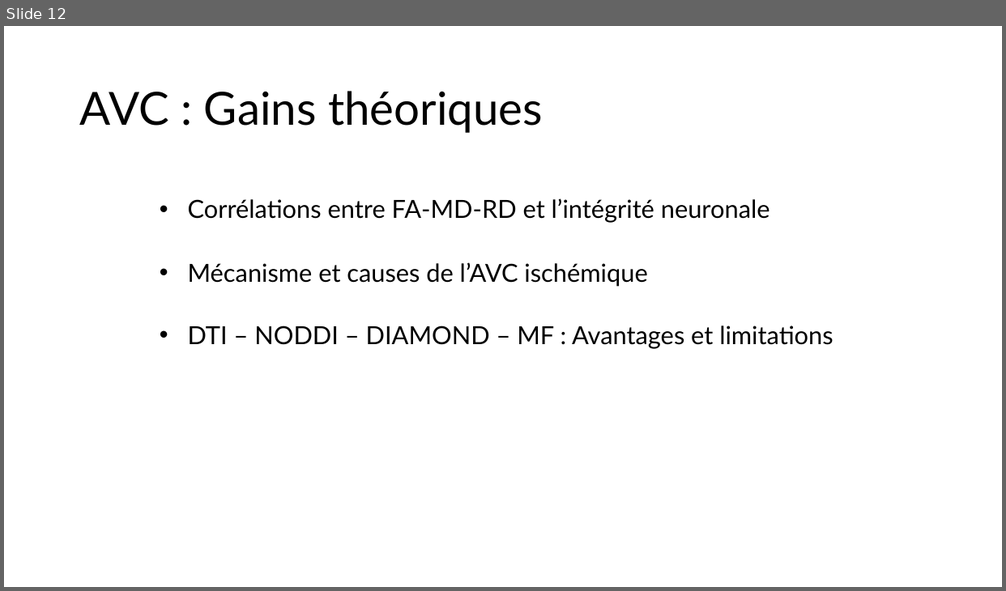
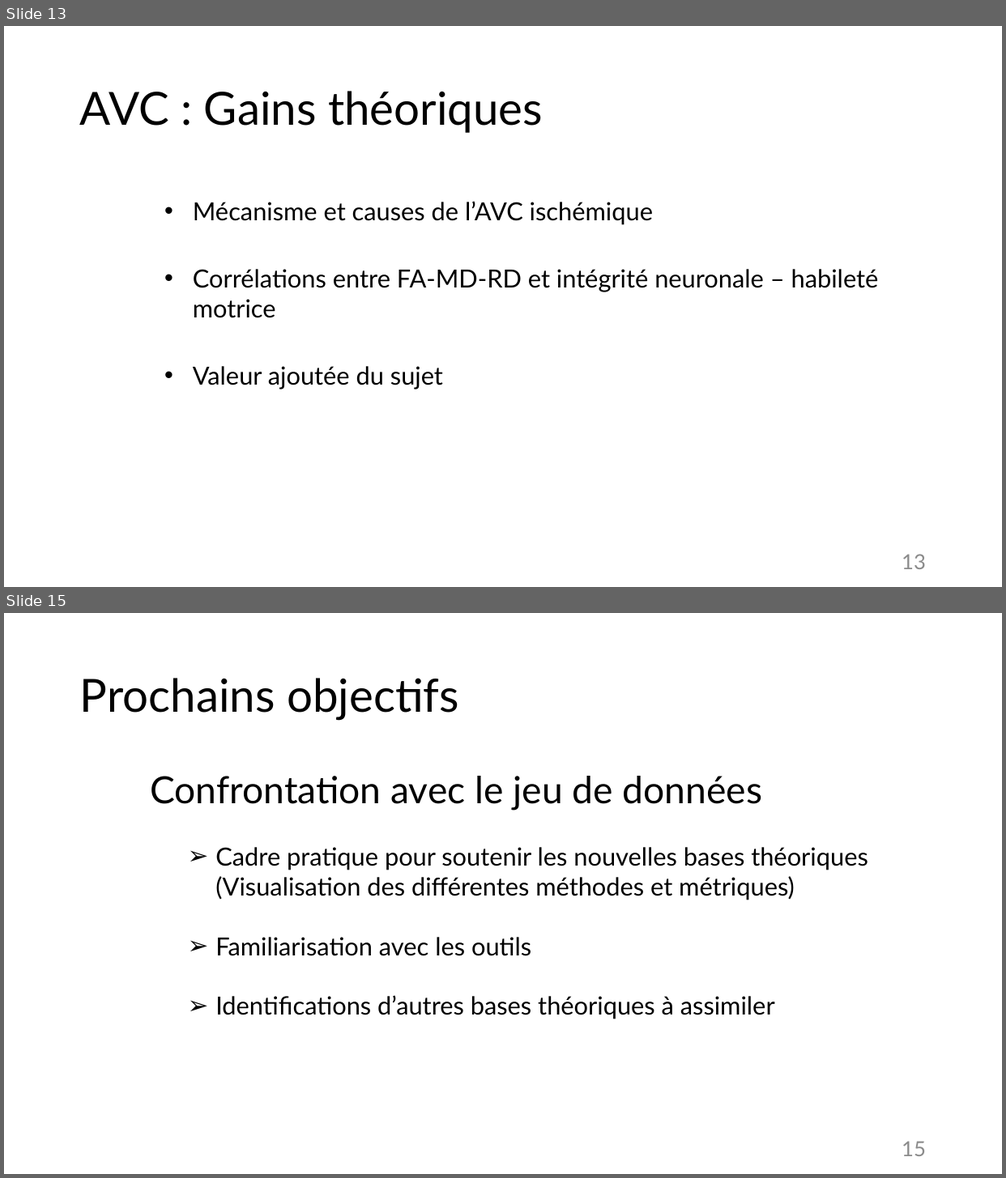
Before and after one commit to Deriorican/Memoire_dRMI_strokes, a slide deck: Présentations/Présentation1.pptx. Shown one above the other, each under a label of ours: slide 12 before the commit, slides 13 and 15 after it; the slides between them are not shown. The pictures are 1006x591 and 1006x1178 pixels, drawn with LibreOffice and Linux fonts; fonts in the diff are those of the drawing. Boxes give left, top, right and bottom in pixels: in the first picture for what was removed or moved away, otherwise in the second. Text is boxed around its words. In the diff, an @@ line names an element or a change of style, - is before the commit and + after.

```diff
--- a/Présentations/Présentation1.pptx
+++ b/Présentations/Présentation1.pptx
@@ slide 15 added at (4,613,1002,1174), background #FFFFFF @@
@@ title added at (80,678,459,720), 44 pt, text #000000 @@
+Prochains objectifs
@@ text added at (150,776,868,1020), 24 pt, text #000000 @@
+Confrontation avec le jeu de données
+  ➢ Cadre pratique pour soutenir les nouvelles bases théoriques (Visualisation des différentes méthodes et métriques)
+  ➢ Familiarisation avec les outils
+  ➢ Identifications d’autres bases théoriques à assimiler
@@ page number added at (901,1141,926,1157), 20 pt, text #8C8C8C @@
+15
@@ what was slide 12 is now slide 13 @@
@@ slide 13 changed as well @@
@@ text "Mécanisme et causes de l’AVC ...": place and size @@
-text "Mécanisme et causes de l’AVC ..." at (188,263,647,287)
+text "Mécanisme et causes de l’AVC ..." at (193,201,653,225)
@@ text at (193,269,879,318): text changed @@
-• Corrélations entre FA-MD-RD et l’intégrité neuronale
+• Corrélations entre FA-MD-RD et intégrité neuronale – habileté motrice
@@ text at (193,366,443,390): text changed @@
-• DTI – NODDI – DIAMOND – MF : Avantages et limitations
+• Valeur ajoutée du sujet
@@ page number added at (901,554,926,570), 20 pt, text #8C8C8C @@
+13
```
Also in this commit, not shown: 11 other slides changed, 3 other slides added.
